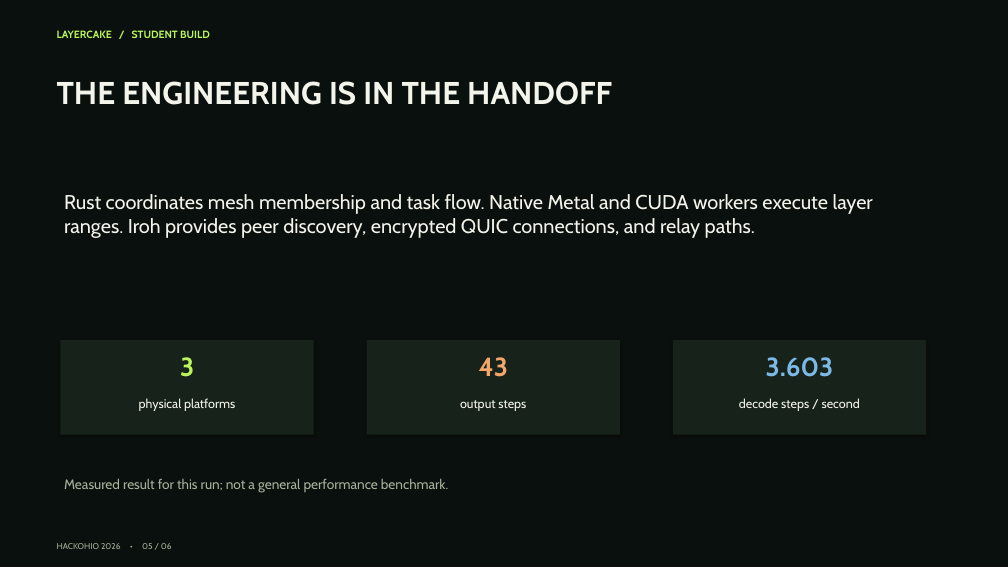
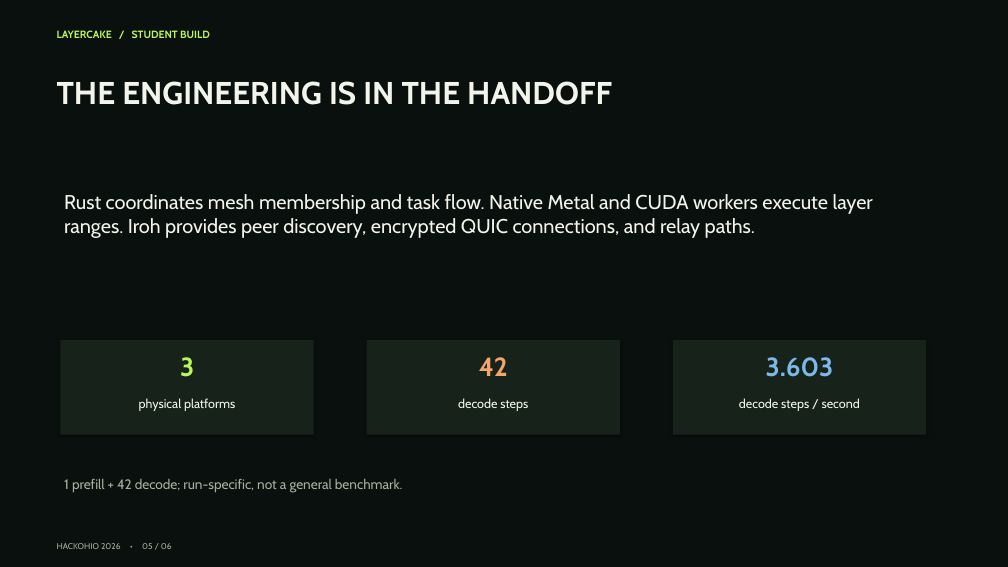
Before and after one commit to yash-joshi-0/HackOHIO26, a slide deck: slide 5 of Layercake_judges_pitch.pptx. Drawn at 1008x567 pixels with LibreOffice and Linux fonts; fonts in the diff are those of the drawing. Boxes give left, top, right and bottom in pixels: in the first picture for what was removed or moved away, otherwise in the second. Text is boxed around its words. In the diff, an @@ line names an element or a change of style, - is before the commit and + after.

Commit message:
Fix pitch step count to distinguish prefill and decode

```diff
--- a/Layercake_judges_pitch.pptx
+++ b/Layercake_judges_pitch.pptx
@@ text at [479, 357, 508, 376]: text changed @@
-43
+42
@@ text at [458, 398, 528, 411]: text changed @@
-output steps
+decode steps
@@ text at [64, 479, 402, 493]: text changed @@
-Measured result for this run; not a general performance benchmark.
+1 prefill + 42 decode; run-specific, not a general benchmark.
```
Also in this commit, not shown: 1 other slide changed, 1 other file.
